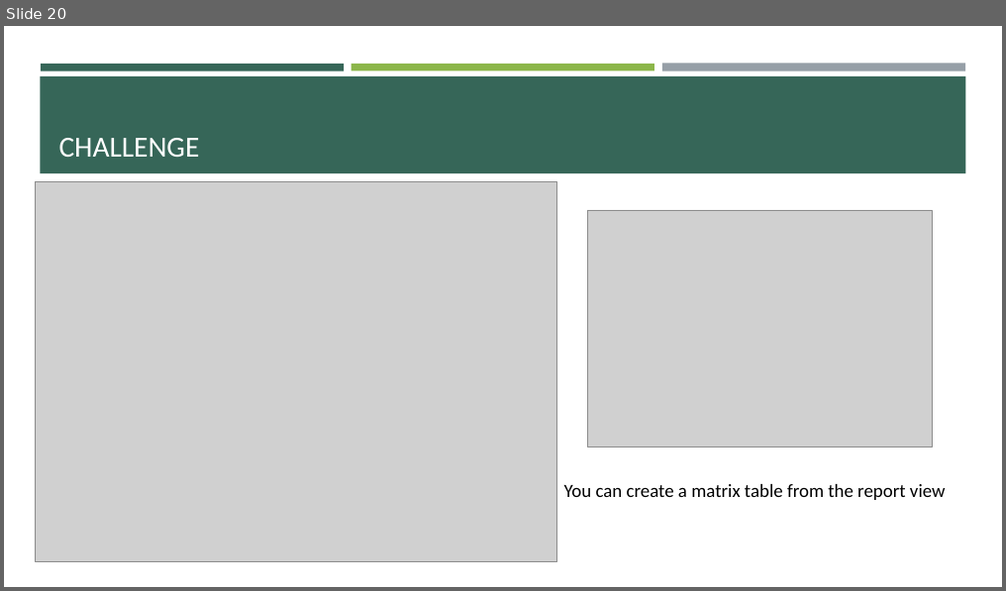
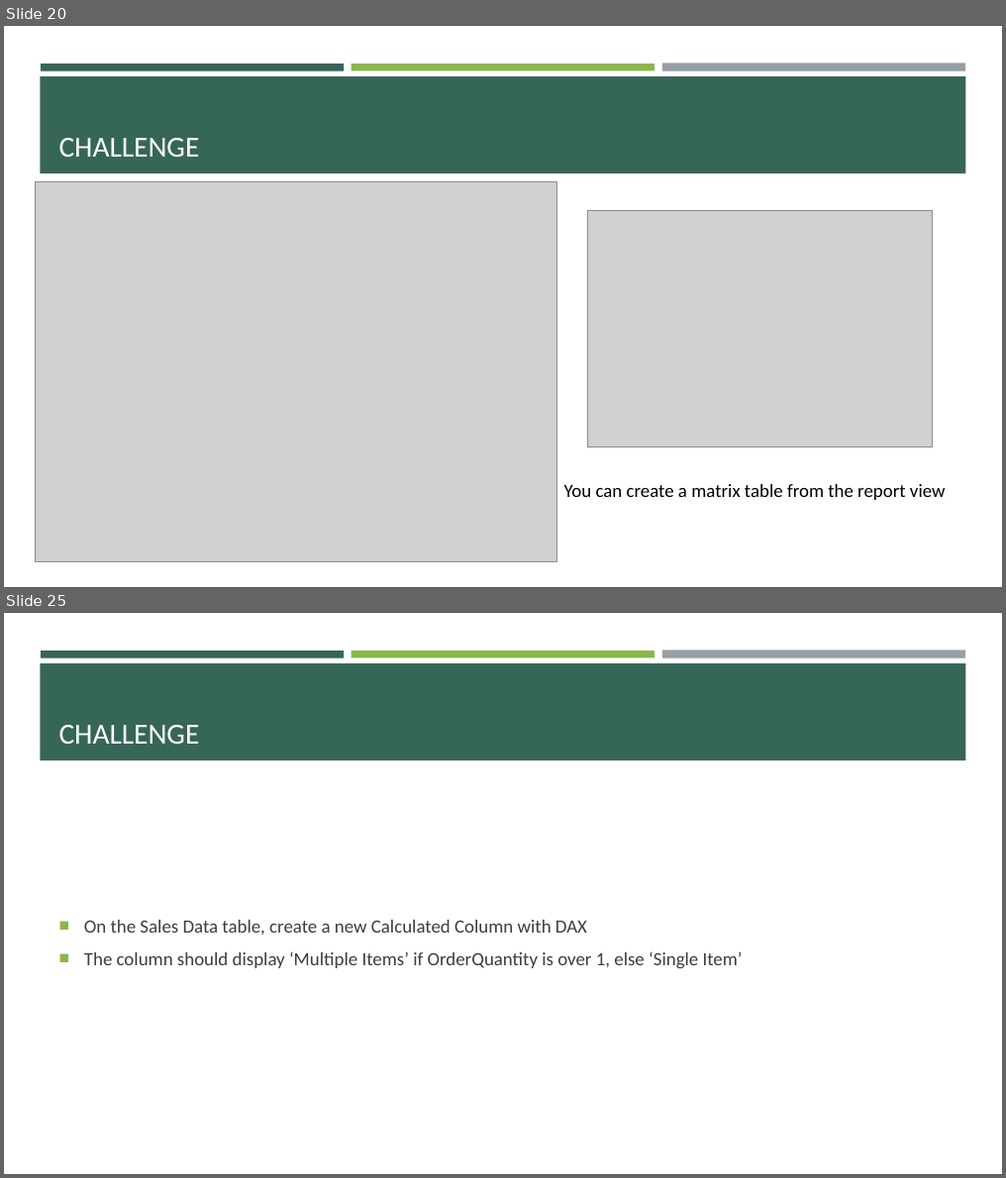
Before and after one commit to e-m-wilson/data_engineering, a slide deck: power_bi/Power_BI.pptx. Shown one above the other, each under a label of ours: slide 20 before the commit, slides 20 and 25 after it; the slides between them are not shown. The pictures are 1006x591 and 1006x1178 pixels, drawn with LibreOffice and Linux fonts; fonts in the diff are those of the drawing; grey boxes stand for pictures. Boxes give left, top, right and bottom in pixels: in the first picture for what was removed or moved away, otherwise in the second. Text is boxed around its words. In the diff, an @@ line names an element or a change of style, - is before the commit and + after.

```diff
--- a/power_bi/Power_BI.pptx
+++ b/power_bi/Power_BI.pptx
@@ slide 25 added at [4, 613, 1002, 1174], background #FFFFFF; not listed: 4 template elements that a slide beside it also shows @@
@@ title added at [59, 725, 200, 744], 28 pt, text #FFFFFF @@
+CHALLENGE
@@ text added at [84, 920, 743, 968], 18 pt, text #3D3D3D @@
+■ On the Sales Data table, create a new Calculated Column with DAX
+■ The column should display ‘Multiple Items’ if OrderQuantity is over 1, else ‘Single Item’
```
Also in this commit, not shown: 18 other slides added, 1 slide removed, 4 other files.
